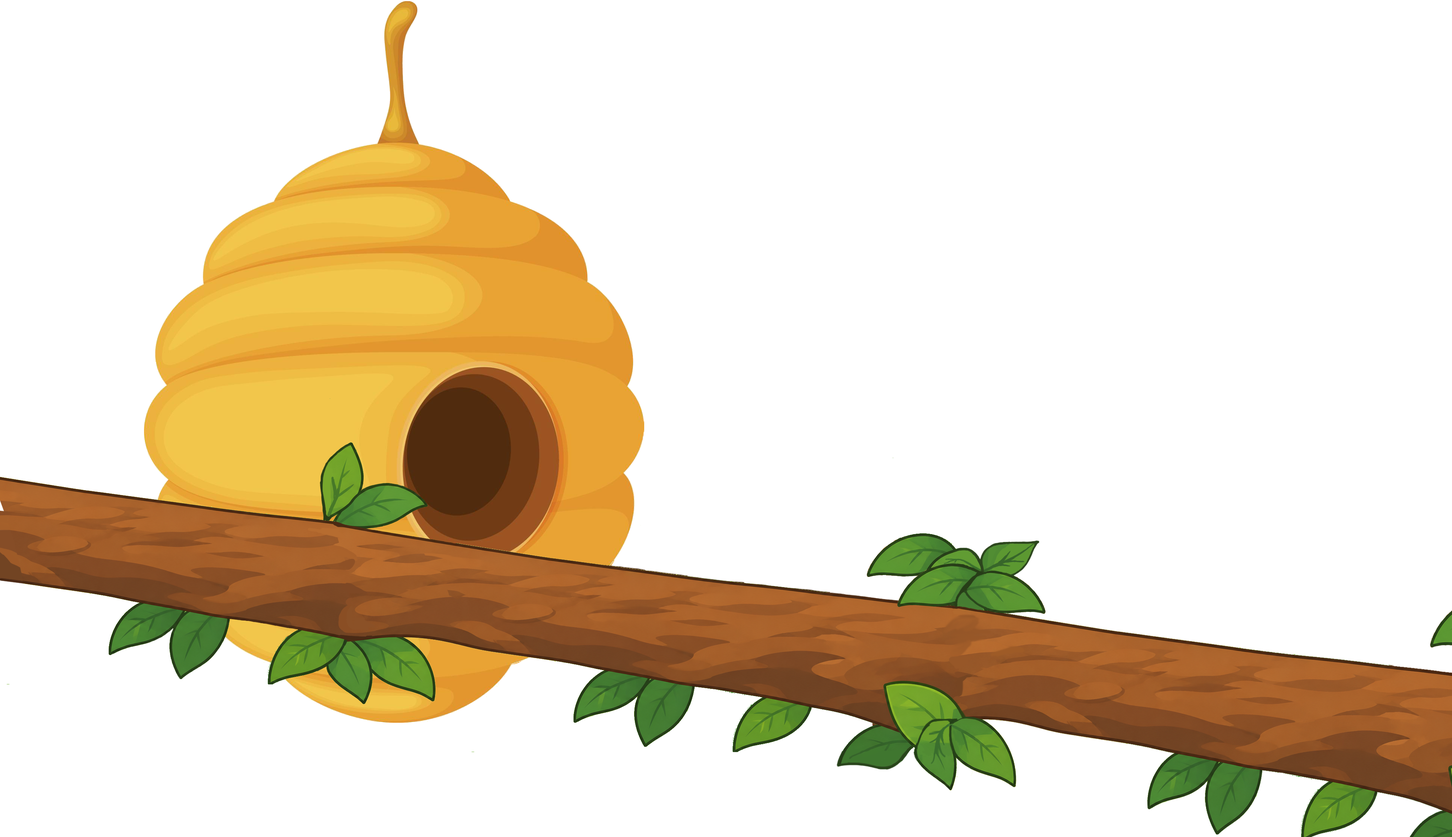
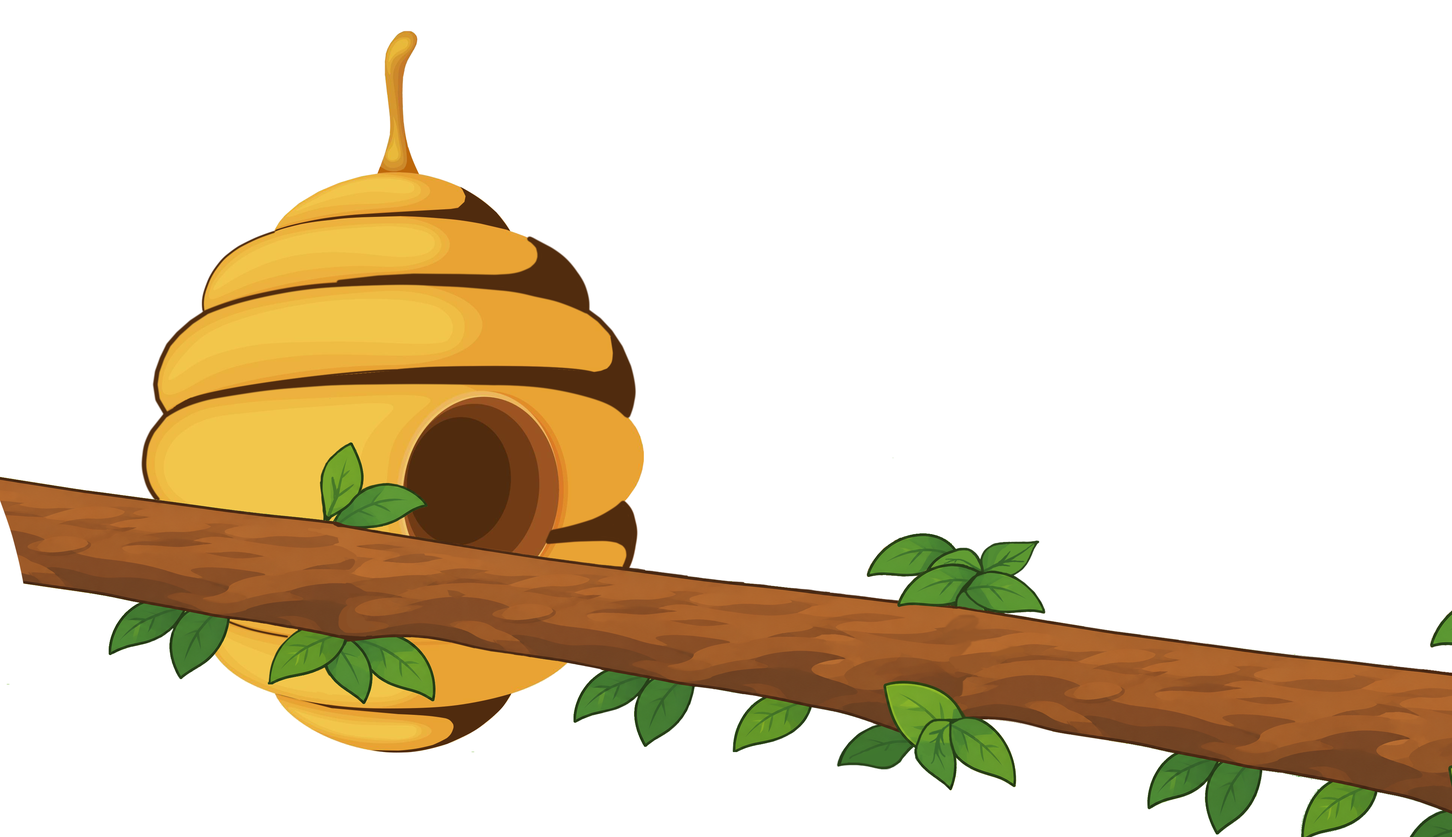
Layers edited between the first and the second 1452px x 837px image:
removed layer "Layer 3 copy" (1st of 2) over [0, 477, 468, 685]
removed layer "Layer 8 copy" over [835, 576, 1046, 771]
painted on "Layer 8" over [0, 129, 1422, 771]
removed layer "Layer 3 copy" (2nd of 2) over [215, 398, 1034, 765]
removed layer "Layer 6" over [453, 457, 1422, 771]
removed layer "Layer 3" over [284, 398, 959, 759]
painted on "Layer 5" over [0, 1, 644, 754]
hid "Layer 1" over [329, 398, 645, 724]
